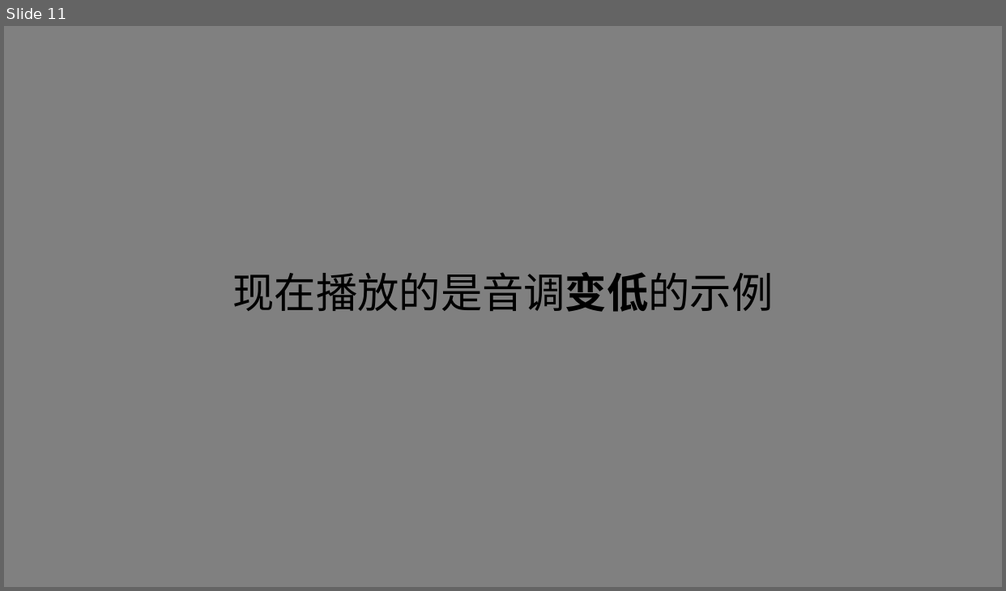
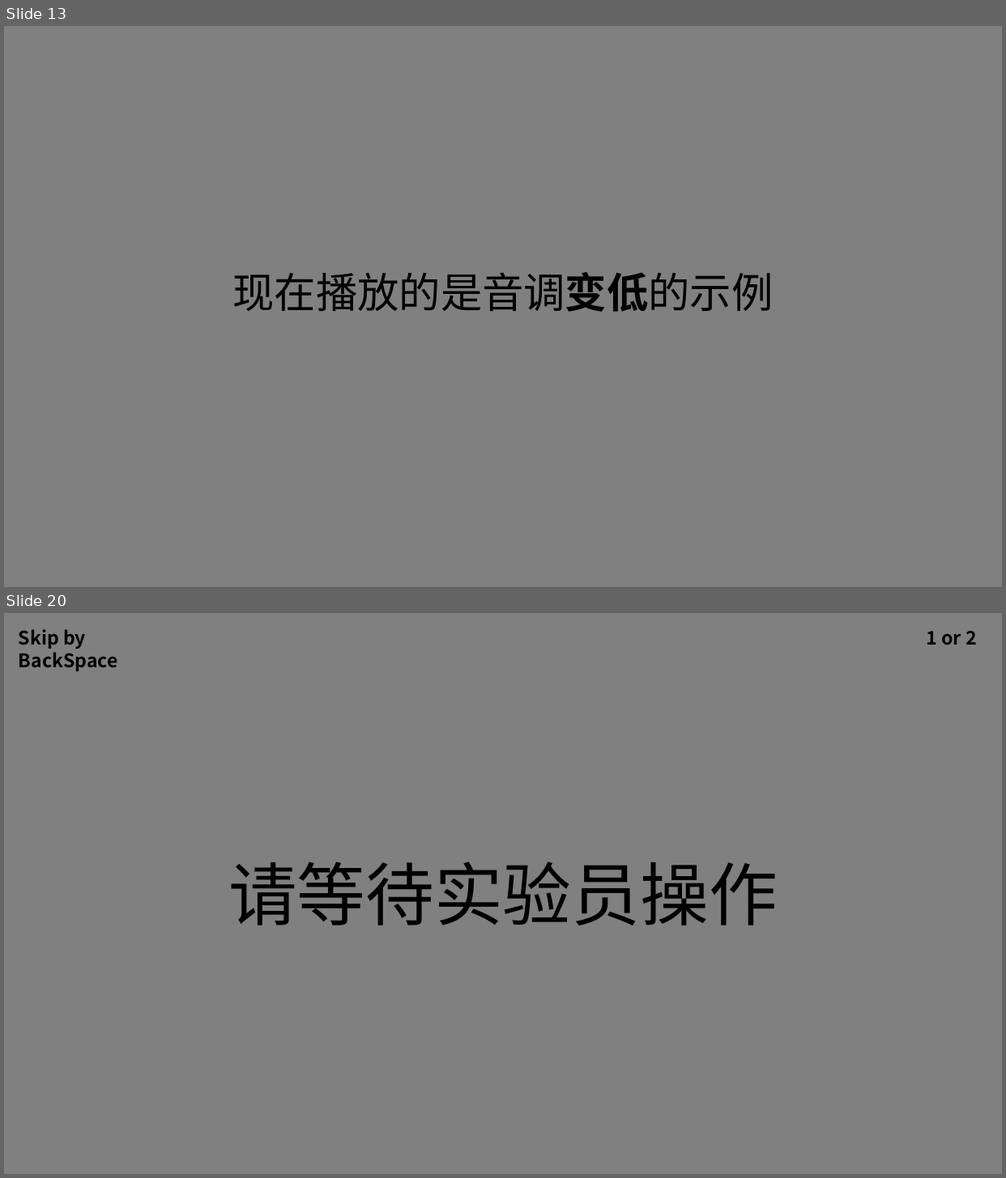
Before and after one commit to lyxose/RhythmicCue, a slide deck: Instructions/指导语.pptx. Shown one above the other, each under a label of ours: slide 11 before the commit, slides 13 and 20 after it; the slides between them are not shown. The pictures are 1006x591 and 1006x1178 pixels, drawn with LibreOffice and Linux fonts; fonts in the diff are those of the drawing. Boxes give left, top, right and bottom in pixels: in the first picture for what was removed or moved away, otherwise in the second. Text is boxed around its words. In the diff, an @@ line names an element or a change of style, - is before the commit and + after.

```diff
--- a/Instructions/指导语.pptx
+++ b/Instructions/指导语.pptx
@@ slide 20 added at <box>4,613,1002,1174</box>, background #808080 @@
@@ text added at <box>19,629,118,671</box>, 18 pt, text #000000, bold @@
+Skip by BackSpace
@@ text added at <box>927,631,977,645</box>, 18 pt, text #000000, bold @@
+1 or 2
@@ text added at <box>228,862,778,926</box>, 66 pt, text #000000 @@
+请等待实验员操作
@@ what was slide 11 is now slide 13 @@
```
Also in this commit, not shown: 10 slides changed, 8 other slides added, 28 other files.
